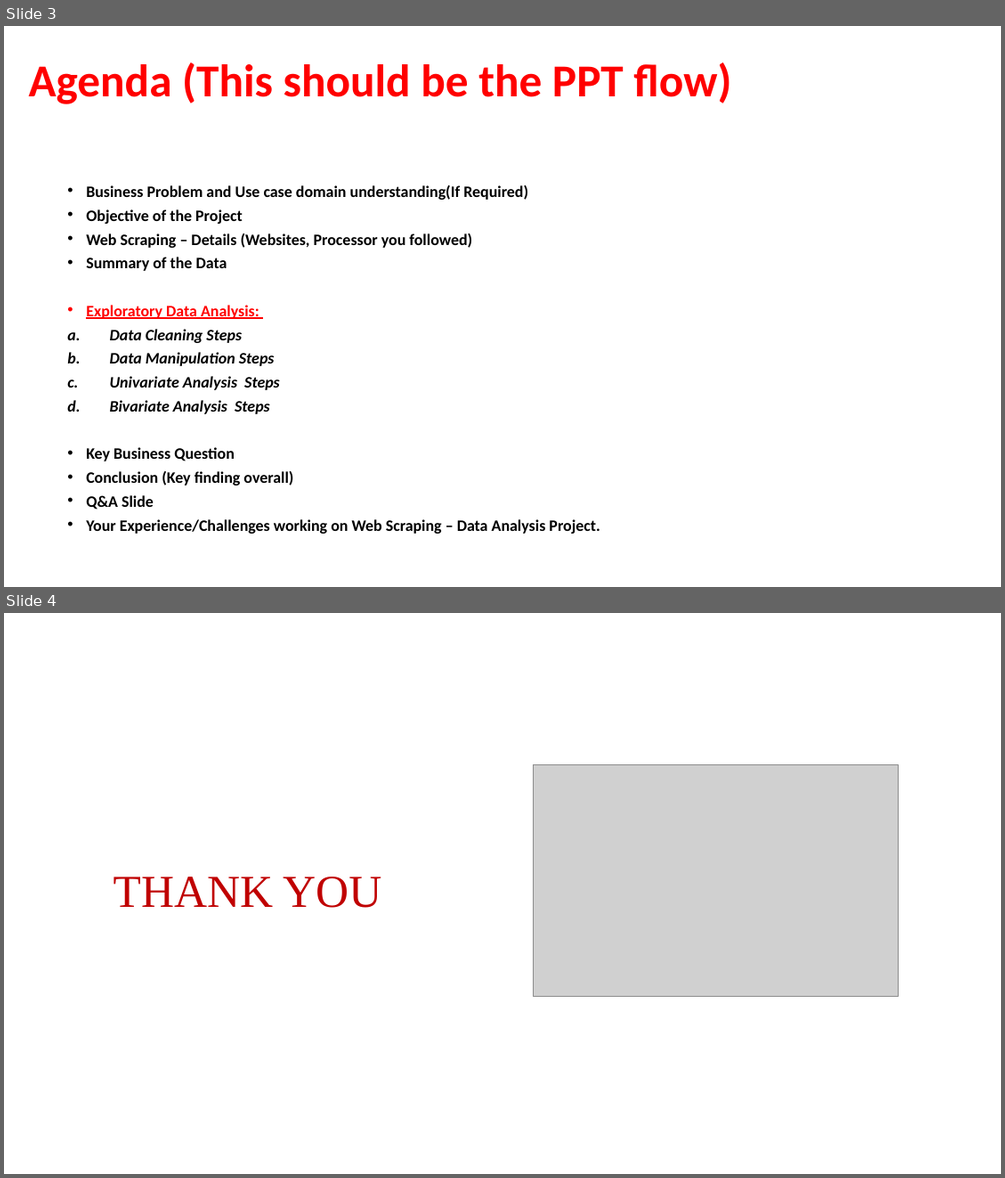
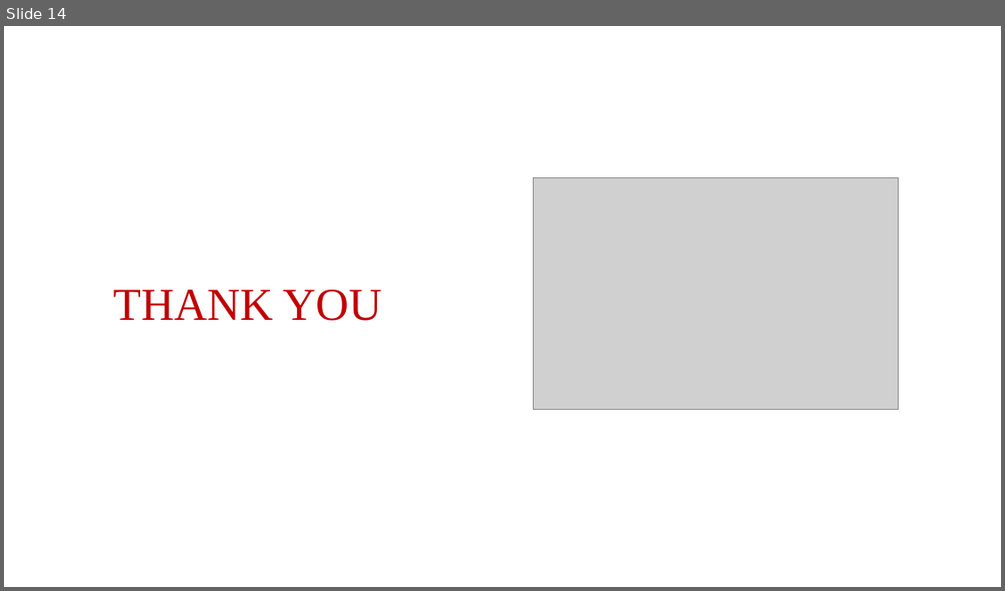
Before and after one commit to VijayShinde1996/AI_Powered_Assistant_Visually_Impaired_Individuals, a slide deck: Innomatics_Project_Report.pptx. Shown one above the other, each under a label of ours: slides 3 and 4 before the commit, slide 14 after it. The pictures are 1005x1178 and 1005x591 pixels, drawn with LibreOffice and Linux fonts; fonts in the diff are those of the drawing; grey boxes stand for pictures; background and template pictures are left out. Boxes give left, top, right and bottom in pixels: in the first picture for what was removed or moved away, otherwise in the second. Text is boxed around its words. In the diff, an @@ line names an element or a change of style, - is before the commit and + after.

```diff
--- a/Innomatics_Project_Report.pptx
+++ b/Innomatics_Project_Report.pptx
@@ slide 3 removed at box(4, 26, 1001, 587), background #FFFFFF @@
@@ title removed at box(29, 62, 731, 104) @@
-Agenda (This should be the PPT flow)
@@ text removed at box(86, 185, 599, 533) @@
-• Business Problem and Use case domain understanding(If Required)
-• Objective of the Project
-• Web Scraping – Details (Websites, Processor you followed)
-• Summary of the Data
-• Exploratory Data Analysis:
-a. Data Cleaning Steps
-b. Data Manipulation Steps
-c. Univariate Analysis Steps
-d. Bivariate Analysis Steps
-• Key Business Question
-• Conclusion (Key finding overall)
-• Q&A Slide
-• Your Experience/Challenges working on Web Scraping – Data Analysis Project.
@@ what was slide 4 is now slide 14 @@
```
Also in this commit, not shown: 13 slides added, 2 other slides removed, 4 other files.
